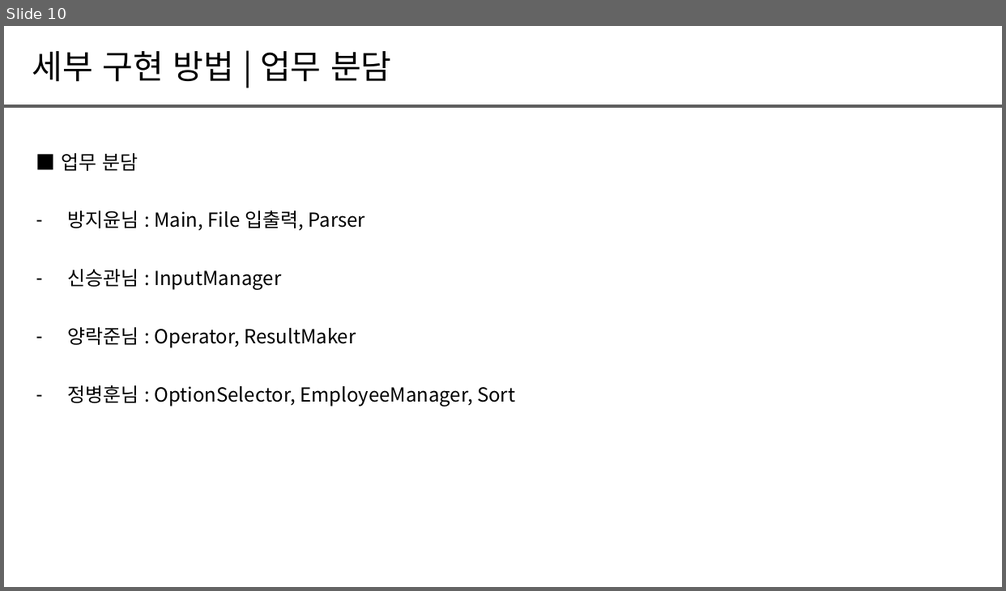
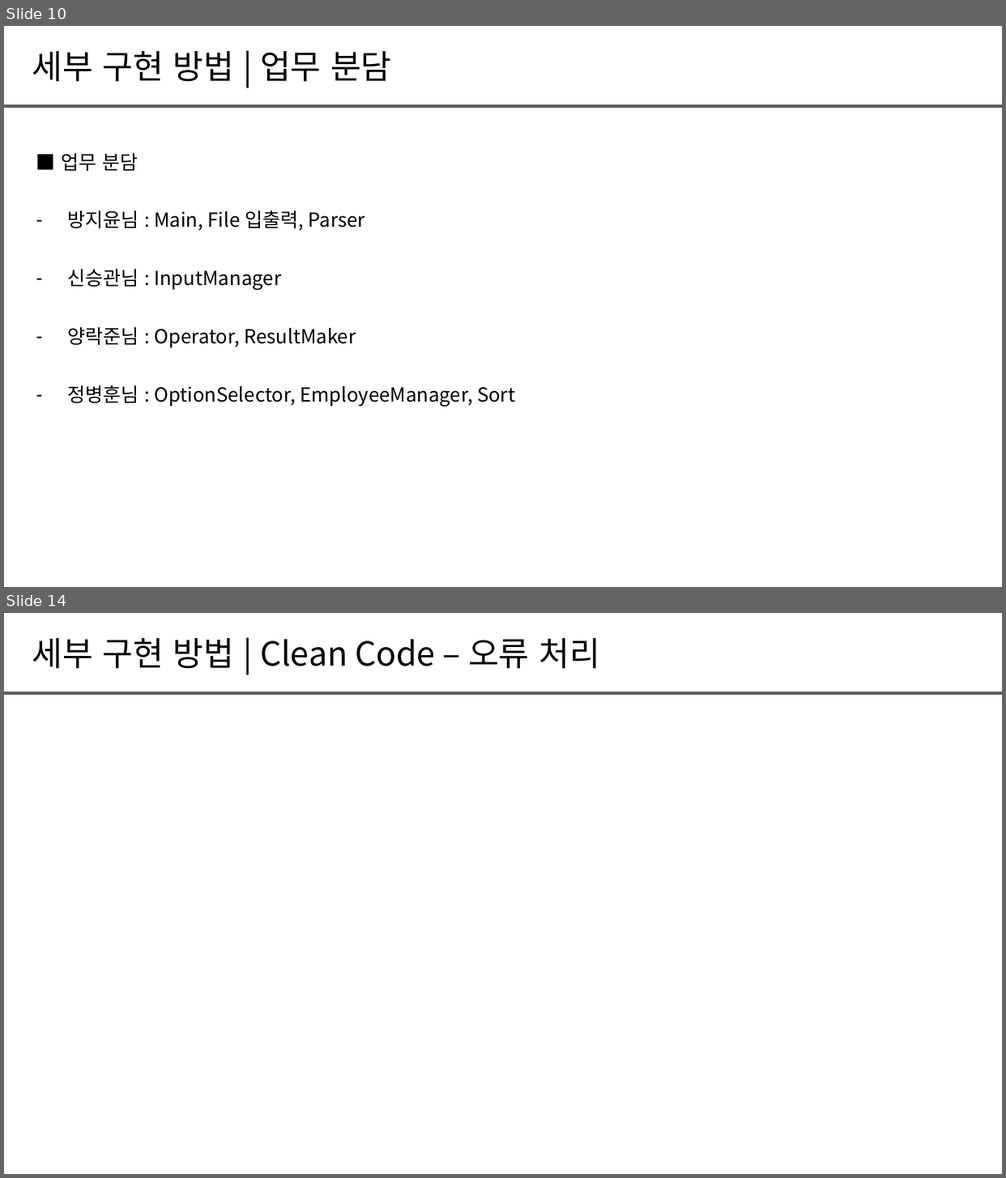
Before and after one commit to Rakjunyang/BeautifulCode, a slide deck: 팀프로젝트＿발표양식_B조.pptx. Shown one above the other, each under a label of ours: slide 10 before the commit, slides 10 and 14 after it; the slides between them are not shown. The pictures are 1006x591 and 1006x1178 pixels, drawn with LibreOffice and Linux fonts; fonts in the diff are those of the drawing. Boxes give left, top, right and bottom in pixels: in the first picture for what was removed or moved away, otherwise in the second. Text is boxed around its words. In the diff, an @@ line names an element or a change of style, - is before the commit and + after.

```diff
--- a/팀프로젝트＿발표양식_B조.pptx
+++ b/팀프로젝트＿발표양식_B조.pptx
@@ slide 14 added at bbox=[4, 613, 1002, 1174], background #FFFFFF @@
@@ text added at bbox=[32, 638, 600, 669], 24 pt, text #000000 @@
+세부 구현 방법 | Clean Code – 오류 처리
@@ line added from (4, 693) to (1002, 693), #5F5F5F 2 pt @@
```
Also in this commit, not shown: 1 slide changed, 12 other slides added.
